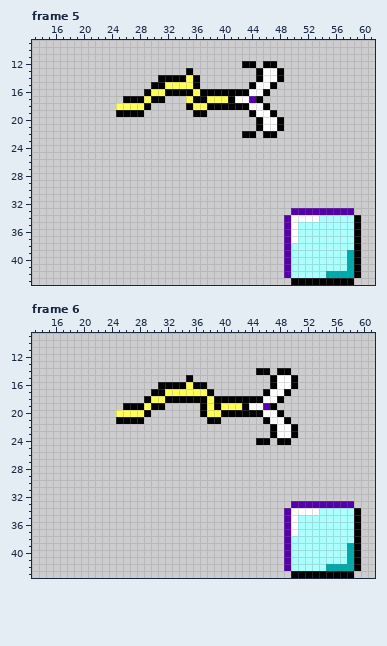
Pixel-art file: Source/images/ega/level/Hook_Thrown_3.ase. Above: the version before the commit.
66x44 pixels, 13 frames. Shown: frame 5: x 13..61, y 9..43; frame 6: x 13..61, y 9..43. The commit also changed other frames, which this record leaves out.
After:
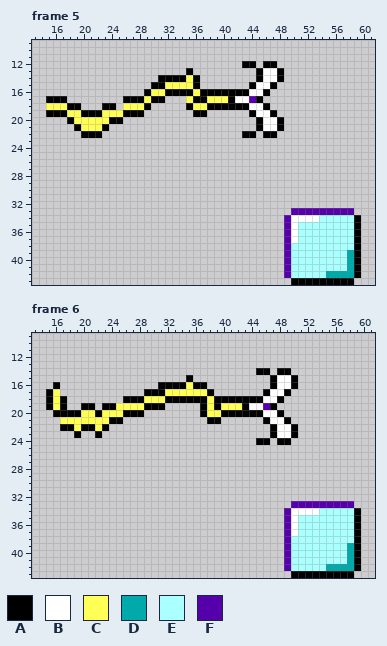
Palette (. is transparent): A #000000  B #ffffff  C #ffff55  D #00aaaa  E #aaffff  F #5500aa
Diff:
--- frame 5, layer "Layer"
@@ x 13..27 @@
 16 ...............
-17 .............AA
-18 ............CCC
-19 ............AAA
-20 ...............
-21 ...............
-22 ...............
+17 ..AAA........AA
+18 ..CCCAA...AA.CC
+19 ..AAACCAAACCCAA
+20 .....ACCCCCAA..
+21 ......ACCCA....
+22 .......AAA.....
 23 ...............
--- frame 6, layer "Layer"
@@ x 13..31 @@
 15 ...................
-16 ..................A
-17 .................AA
-18 ................ACC
-19 .............AAACAA
-20 ............CCCCA..
-21 ............AAAA...
-22 ...................
-23 ...................
+16 ...A..............A
+17 ..AC............AAA
+18 ..ACA........AAACCC
+19 ..ACA..AA.AACCCCAAA
+20 ...AAAACCACCCAAA...
+21 ....CCCCCCCAA......
+22 ....AACAACA........
+23 ......A..A.........
 24 ...................
